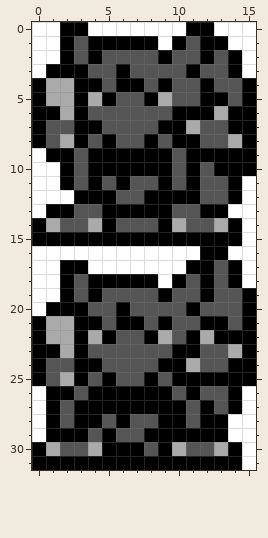
Pixel-art sprite: gfx/icons/kadabra.png. That is the earlier state.
The file is 16x32 pixels.
After the commit:
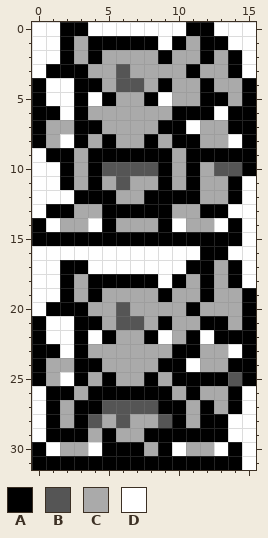
Palette (. is transparent): A #000000  B #555555  C #aaaaaa  D #ffffff
From old to new:
{"y":1,"x":3,"old":"B","new":"C"}
{"y":1,"x":11,"old":"B","new":"C"}
{"y":2,"x":3,"old":"B","new":"C"}
{"y":2,"x":5,"old":"BBBB","new":"CCCC"}
{"y":2,"x":10,"old":"BB","new":"CC"}
{"y":2,"x":13,"old":"B","new":"C"}
{"y":3,"x":4,"old":"BBABBBB","new":"CCBCCCC"}
{"y":3,"x":12,"old":"BB","new":"CC"}
{"y":4,"x":1,"old":"CC","new":"DD"}
{"y":4,"x":5,"old":"BAAB","new":"CBBC"}
{"y":4,"x":10,"old":"BB","new":"CC"}
{"y":4,"x":13,"old":"BB","new":"CC"}
{"y":5,"x":1,"old":"CC","new":"DD"}
{"y":5,"x":4,"old":"C","new":"D"}
{"y":5,"x":6,"old":"BB","new":"CC"}
{"y":5,"x":9,"old":"CBB","new":"DCC"}
{"y":5,"x":14,"old":"B","new":"C"}
{"y":6,"x":2,"old":"C","new":"D"}
{"y":6,"x":4,"old":"BBBBBB","new":"CCCCCC"}
{"y":6,"x":13,"old":"C","new":"D"}
{"y":7,"x":1,"old":"BB","new":"CC"}
{"y":7,"x":5,"old":"BBBB","new":"CCCC"}
{"y":7,"x":11,"old":"CBB","new":"DCC"}
{"y":8,"x":1,"old":"BC","new":"CD"}
{"y":8,"x":4,"old":"B","new":"C"}
{"y":8,"x":6,"old":"BB","new":"CC"}
{"y":8,"x":9,"old":"B","new":"C"}
{"y":8,"x":12,"old":"BBC","new":"CCD"}
{"y":9,"x":3,"old":"B","new":"C"}
{"y":9,"x":10,"old":"B","new":"C"}
{"y":10,"x":3,"old":"B","new":"C"}
{"y":10,"x":5,"old":"AAAA","new":"BBBB"}
{"y":10,"x":10,"old":"B","new":"C"}
{"y":10,"x":12,"old":"BAA","new":"CBB"}
{"y":11,"x":3,"old":"B","new":"C"}
{"y":11,"x":5,"old":"BABB","new":"CBCC"}
{"y":11,"x":10,"old":"B","new":"C"}
{"y":11,"x":12,"old":"BB","new":"CC"}
{"y":12,"x":6,"old":"BB","new":"CC"}
{"y":12,"x":12,"old":"BB","new":"CC"}
{"y":13,"x":3,"old":"BB","new":"CC"}
{"y":13,"x":10,"old":"BB","new":"CC"}
{"y":14,"x":1,"old":"CBBC","new":"DCCD"}
{"y":14,"x":6,"old":"BBB","new":"CCC"}
{"y":14,"x":10,"old":"CBBC","new":"DCCD"}
{"y":17,"x":13,"old":"B","new":"C"}
{"y":18,"x":3,"old":"B","new":"C"}
{"y":18,"x":11,"old":"B","new":"C"}
{"y":18,"x":13,"old":"B","new":"C"}
{"y":19,"x":3,"old":"B","new":"C"}
{"y":19,"x":5,"old":"BBBB","new":"CCCC"}
{"y":19,"x":10,"old":"BB","new":"CC"}
{"y":19,"x":13,"old":"BB","new":"CC"}
{"y":20,"x":4,"old":"BBABBBB","new":"CCBCCCC"}
{"y":20,"x":12,"old":"BBB","new":"CCC"}
{"y":21,"x":1,"old":"CC","new":"DD"}
{"y":21,"x":5,"old":"BAAB","new":"CBBC"}
{"y":21,"x":10,"old":"BB","new":"CC"}
{"y":21,"x":14,"old":"B","new":"C"}
{"y":22,"x":1,"old":"CC","new":"DD"}
{"y":22,"x":4,"old":"C","new":"D"}
{"y":22,"x":6,"old":"BB","new":"CC"}
{"y":22,"x":9,"old":"CB","new":"DC"}
{"y":22,"x":12,"old":"C","new":"D"}
{"y":23,"x":2,"old":"C","new":"D"}
{"y":23,"x":4,"old":"BBBBBB","new":"CCCCCC"}
{"y":23,"x":12,"old":"BBC","new":"CCD"}
{"y":24,"x":1,"old":"BB","new":"CC"}
{"y":24,"x":5,"old":"BBBB","new":"CCCC"}
{"y":24,"x":11,"old":"CBB","new":"DCC"}
{"y":25,"x":1,"old":"BC","new":"CD"}
{"y":25,"x":4,"old":"B","new":"C"}
{"y":25,"x":6,"old":"BB","new":"CC"}
{"y":25,"x":9,"old":"B","new":"C"}
{"y":25,"x":14,"old":"A","new":"B"}
{"y":26,"x":3,"old":"B","new":"C"}
{"y":26,"x":10,"old":"B","new":"C"}
{"y":26,"x":12,"old":"BB","new":"CC"}
{"y":27,"x":2,"old":"B","new":"C"}
{"y":27,"x":5,"old":"AAAA","new":"BBBB"}
{"y":27,"x":11,"old":"B","new":"C"}
{"y":27,"x":13,"old":"B","new":"C"}
{"y":28,"x":2,"old":"B","new":"C"}
{"y":28,"x":4,"old":"ABABBA","new":"BCBCCB"}
{"y":28,"x":11,"old":"B","new":"C"}
{"y":29,"x":4,"old":"B","new":"C"}
{"y":29,"x":6,"old":"BB","new":"CC"}
{"y":30,"x":1,"old":"CBBC","new":"DCCD"}
{"y":30,"x":8,"old":"B","new":"C"}
{"y":30,"x":10,"old":"CBBC","new":"DCCD"}
{"label":"changed","picture_box":[46,36,242,456]}
